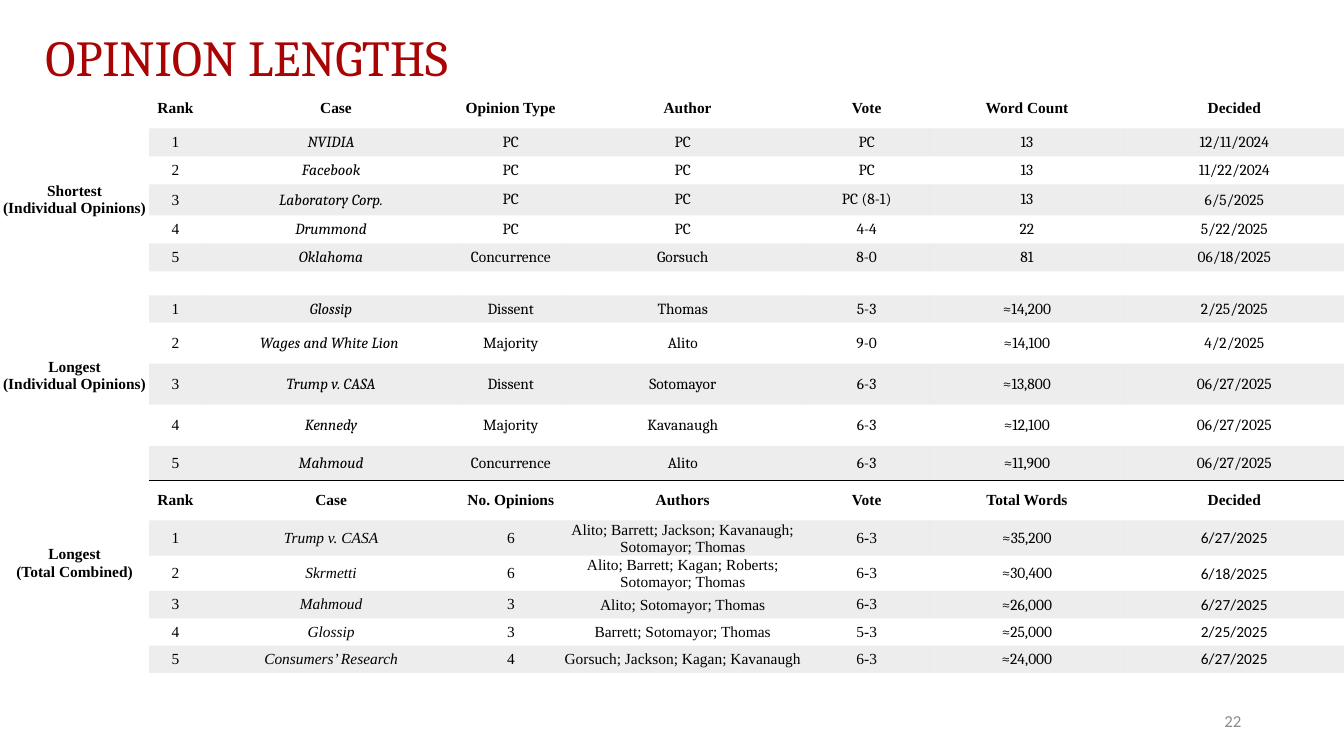
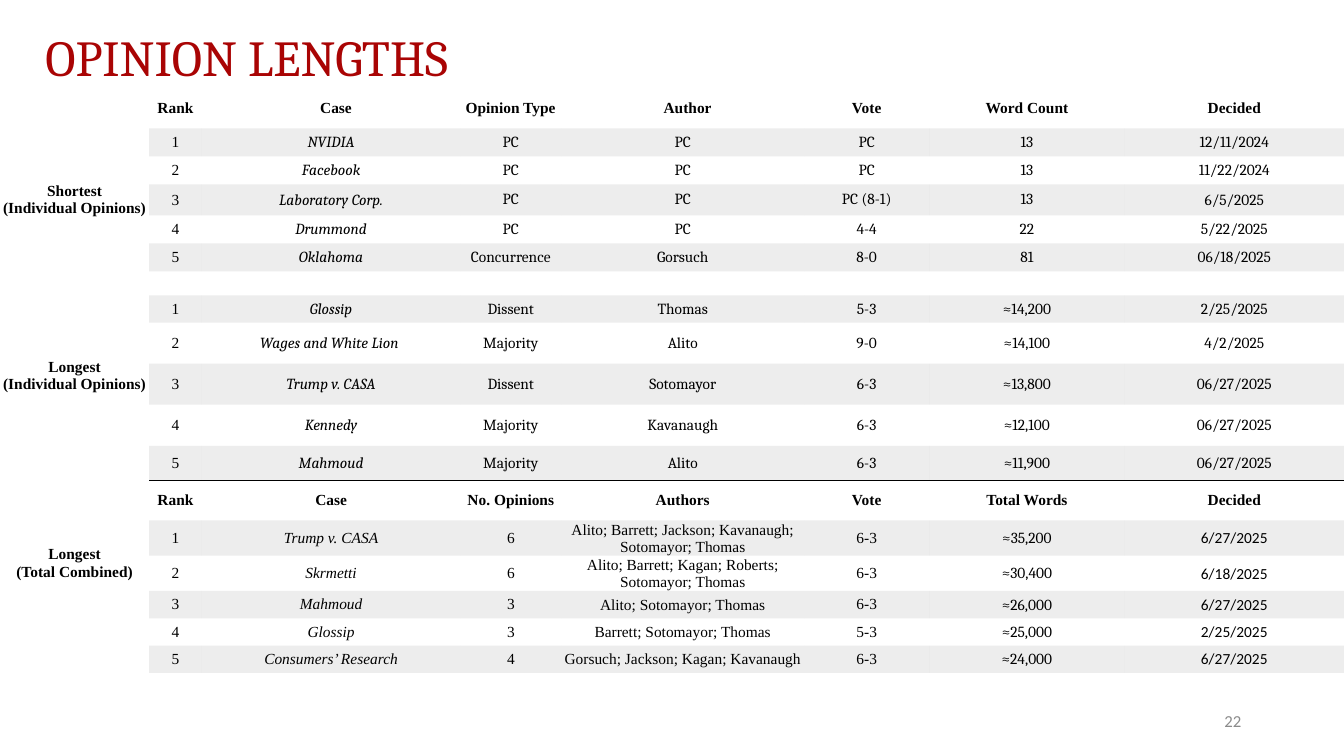
Before and after one commit to JakeTruscott/scotuswatch, a slide deck: slide 22 of Stat Reviews/OT24_StatReview/compilation/SCOTUSBlog/statpack_OT24.pptx. Drawn at 1344x756 pixels with LibreOffice and Linux fonts; fonts in the diff are those of the drawing. Boxes give left, top, right and bottom in pixels: in the first picture for what was removed or moved away, otherwise in the second. Text is boxed around its words. In the diff, an @@ line names an element or a change of style, - is before the commit and + after.

```diff
--- a/Stat Reviews/OT24_StatReview/compilation/SCOTUSBlog/statpack_OT24.pptx
+++ b/Stat Reviews/OT24_StatReview/compilation/SCOTUSBlog/statpack_OT24.pptx
@@ table at [0,88,1344,687] @@
-row 12, column 4: Concurrence
+row 12, column 4: Majority
```
Also in this commit, not shown: 1 other slide changed, 1 other file.
